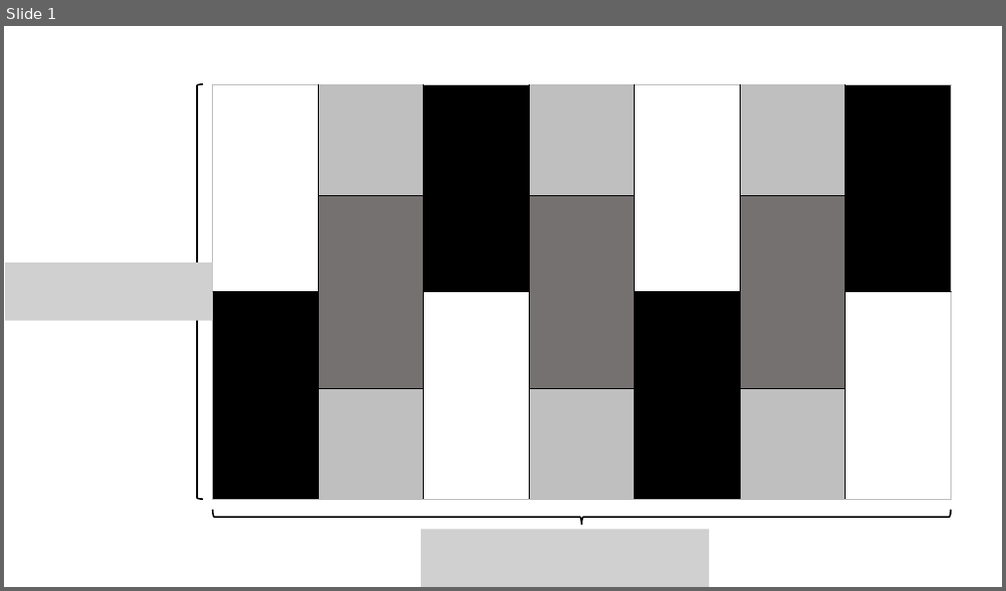
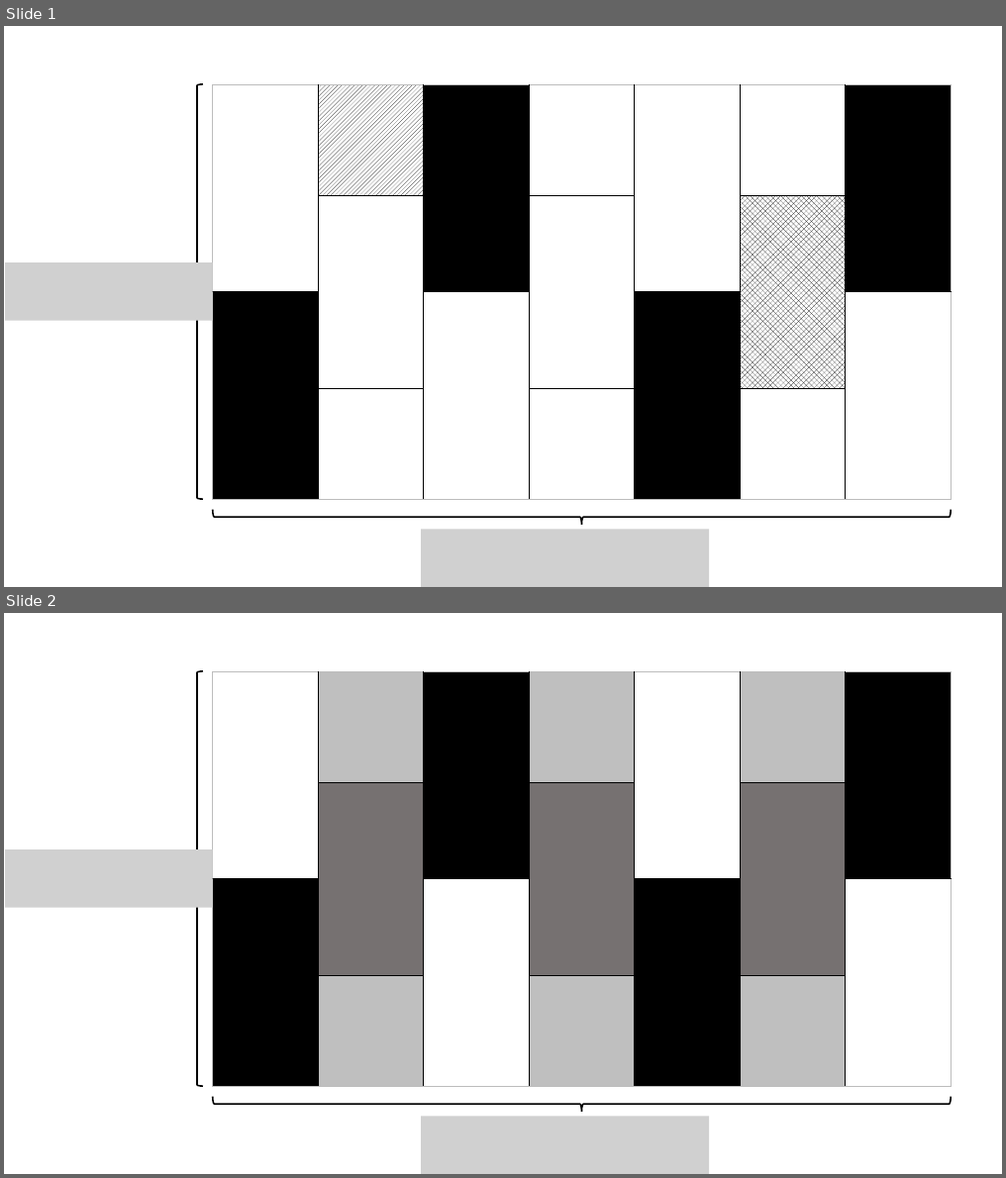
Before and after one commit to MasayaOda/SR, a slide deck: 図作成用パワーポイント/othrg.pptx. Shown one above the other, each under a label of ours: slide 1 before the commit, slides 1 and 2 after it. The pictures are 1006x591 and 1006x1178 pixels, drawn with LibreOffice and Linux fonts; fonts in the diff are those of the drawing; grey boxes stand for pictures. Boxes give left, top, right and bottom in pixels: in the first picture for what was removed or moved away, otherwise in the second. Text is boxed around its words. In the diff, an @@ line names an element or a change of style, - is before the commit and + after.

```diff
--- a/図作成用パワーポイント/othrg.pptx
+++ b/図作成用パワーポイント/othrg.pptx
@@ slide 1 added at [4,26,1002,587], background #FFFFFF @@
@@ left brace added at [191,84,203,500], outline #000000 1.5 pt @@
@@ table added at [213,84,951,500], 4 rows, 7 columns @@
+ |  |  |  |  |  | 
+ |  |  |  |  |  | 
+ |  |  |  |  |  | 
+ |  |  |  |  |  | 
@@ picture added at [5,263,212,320] @@
@@ left brace added at [213,509,951,525], outline #000000 1.5 pt @@
@@ picture added at [421,530,709,587] @@
@@ what was slide 1 is now slide 2 @@
```
Also in this commit, not shown: 11 other files.
